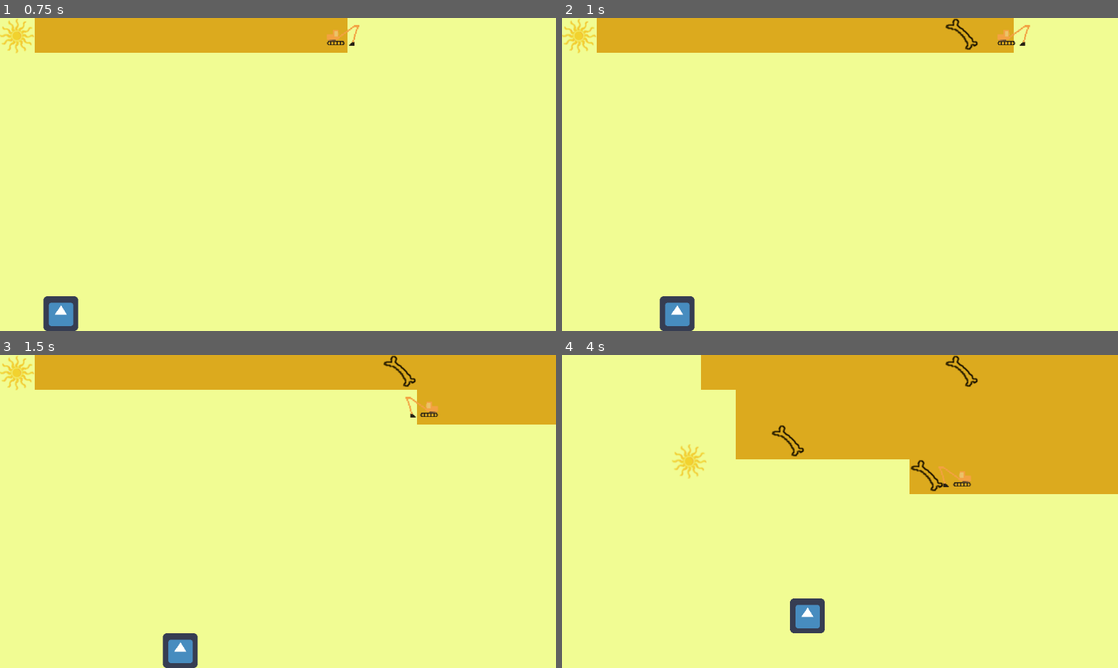
Above: before the commit, frames 1-4 (two rows, left to right).
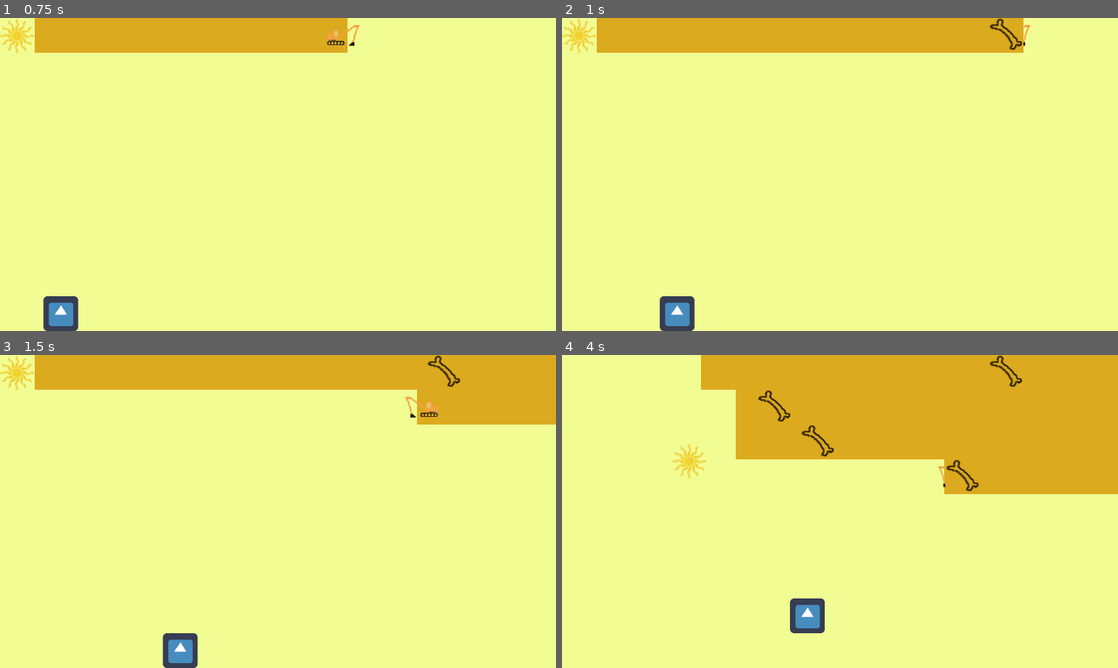
Above: after the commit, the same moments.

Repository: ImpeccableN/archeogame
Game: Godot game, scene res://Minigame1/Minigame1.tscn
Two runs of this game, one before a commit and one after it. Both use one fixed random seed, a clock stepped at 60 frames per second and the inputs below. The project has no main scene, so this scene is started directly. The engine's default icon, where the game draws it, is replaced by a stand-in: a white triangle on a blue panel in a dark square.
Inputs:
- Up to frame 1 (0.75 s): hold D (move_right) from 0.53 s (still down)
- Up to frame 2 (1 s): keep holding D (move_right)
- Up to frame 3 (1.5 s): release D (move_right) at 1.28 s; hold S (move_down) from 1.28 s (still down)
- Up to frame 4 (4 s): release S (move_down) at 2.03 s; hold D (move_right) 2.03-2.78 s; hold W (move_up) 2.78-3.53 s; hold A (move_left) from 3.53 s (still down)

Frame 1 is identical in both runs. In frame 2, 0.5% of the frame differs, in the area x 68-83%, y 0-12%; in frame 3, 0.3%; in frame 4, 1.6%, in the area x 35-83%, y 0-45%.

Commit message:
Minigame1: fixed artefact spawning

Diff:
--- a/HeuneburgGame/Minigame1/Minigame1.gd
+++ b/HeuneburgGame/Minigame1/Minigame1.gd
@@ -3,10 +3,10 @@
 var truck_position = Vector2.ZERO
 var sun_position = Vector2.ZERO
 var sun_direction = true
+var artefact_scene = preload("res://Minigame1/Artefact.tscn")
 onready var truck_node = get_node("Truck")
 onready var tilemap = get_node("TileMap")
 onready var sun_node = get_node("Sun")
-export (PackedScene) var artefact_scene
 
 func _process(delta):
 	truck_position = truck_node.position
@@ -28,8 +28,9 @@
 
 func _on_ArtefactSpawnTimer_timeout():
 	truck_position = truck_node.position
-	var artefact_tile : Vector2 = tilemap.world_to_map(Vector2(truck_position.x -50, truck_position.y))
-	tilemap.set_cellv(artefact_tile, 2)
+	var artefact_instance = artefact_scene.instance()
+	add_child(artefact_instance)
+	artefact_instance.position = truck_position
 
 
 
--- a/HeuneburgGame/Minigame1/Minigame1.tscn
+++ b/HeuneburgGame/Minigame1/Minigame1.tscn
@@ -6,7 +6,6 @@
 [ext_resource path="res://Minigame1/Minigame1.gd" type="Script" id=4]
 [ext_resource path="res://Minigame1/Player.tscn" type="PackedScene" id=5]
 [ext_resource path="res://Minigame1/Truck.tscn" type="PackedScene" id=6]
-[ext_resource path="res://Minigame1/Artefact.tscn" type="PackedScene" id=7]
 [ext_resource path="res://Minigame1/Assets/Sprites/placeholder_artefact.png" type="Texture" id=8]
 
 [sub_resource type="ConvexPolygonShape2D" id=1]
@@ -93,7 +92,6 @@
 
 [node name="Minigame1" type="Node"]
 script = ExtResource( 4 )
-artefact_scene = ExtResource( 7 )
 
 [node name="TileMap" type="TileMap" parent="."]
 tile_set = SubResource( 5 )
Not shown: 1 places in HeuneburgGame/Minigame1/Minigame1.tscn that only renumber resources
